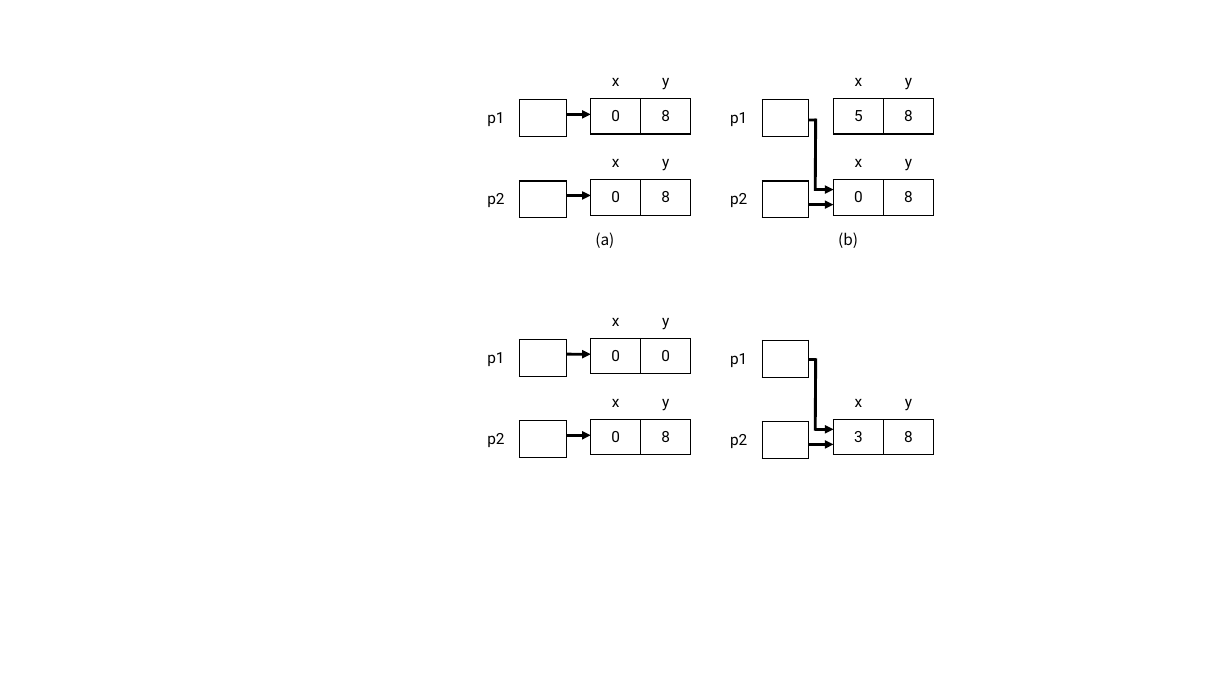
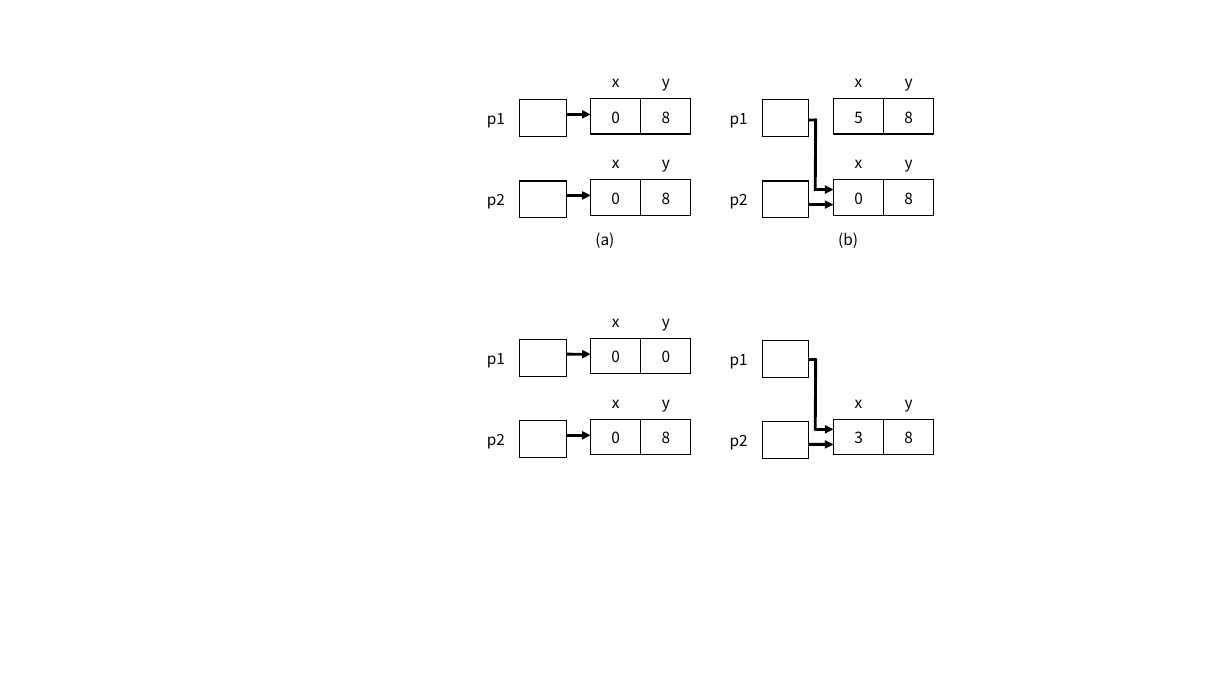
Before and after one commit to Rap0d/rap0d.github.io, a slide deck: slide 10 of assets/form/matrix.pptx (slide 9 before the commit). Drawn at 1232x693 pixels with LibreOffice and Linux fonts; fonts in the diff are those of the drawing. Boxes give left, top, right and bottom in pixels: in the first picture for what was removed or moved away, otherwise in the second. Text is boxed around its words. In the diff, an @@ line names an element or a change of style, - is before the commit and + after.

```diff
--- a/assets/form/matrix.pptx
+++ b/assets/form/matrix.pptx
@@ table at [472,64,567,134] @@
@@ font Roboto to Noto Sans CJK KR @@
@@ table at [591,64,690,134] @@
@@ font Roboto to Noto Sans CJK KR @@
@@ table at [715,64,810,134] @@
@@ font Roboto to Noto Sans CJK KR @@
@@ table at [834,64,933,134] @@
@@ font Roboto to Noto Sans CJK KR @@
@@ table at [472,145,567,215] @@
@@ font Roboto to Noto Sans CJK KR @@
@@ table at [591,145,690,215] @@
@@ font Roboto to Noto Sans CJK KR @@
@@ table at [715,145,810,215] @@
@@ font Roboto to Noto Sans CJK KR @@
@@ table at [834,145,933,215] @@
@@ font Roboto to Noto Sans CJK KR @@
@@ table at [472,303,567,373] @@
@@ font Roboto to Noto Sans CJK KR @@
@@ table at [591,303,690,373] @@
@@ font Roboto to Noto Sans CJK KR @@
@@ table at [715,303,810,373] @@
@@ font Roboto to Noto Sans CJK KR @@
@@ table at [472,384,567,455] @@
@@ font Roboto to Noto Sans CJK KR @@
@@ table at [591,384,690,455] @@
@@ font Roboto to Noto Sans CJK KR @@
@@ table at [715,384,810,455] @@
@@ font Roboto to Noto Sans CJK KR @@
@@ table at [834,384,933,455] @@
@@ font Roboto to Noto Sans CJK KR @@
```
Also in this commit, not shown: 10 other slides changed, 3 slides added, 6 other files.
